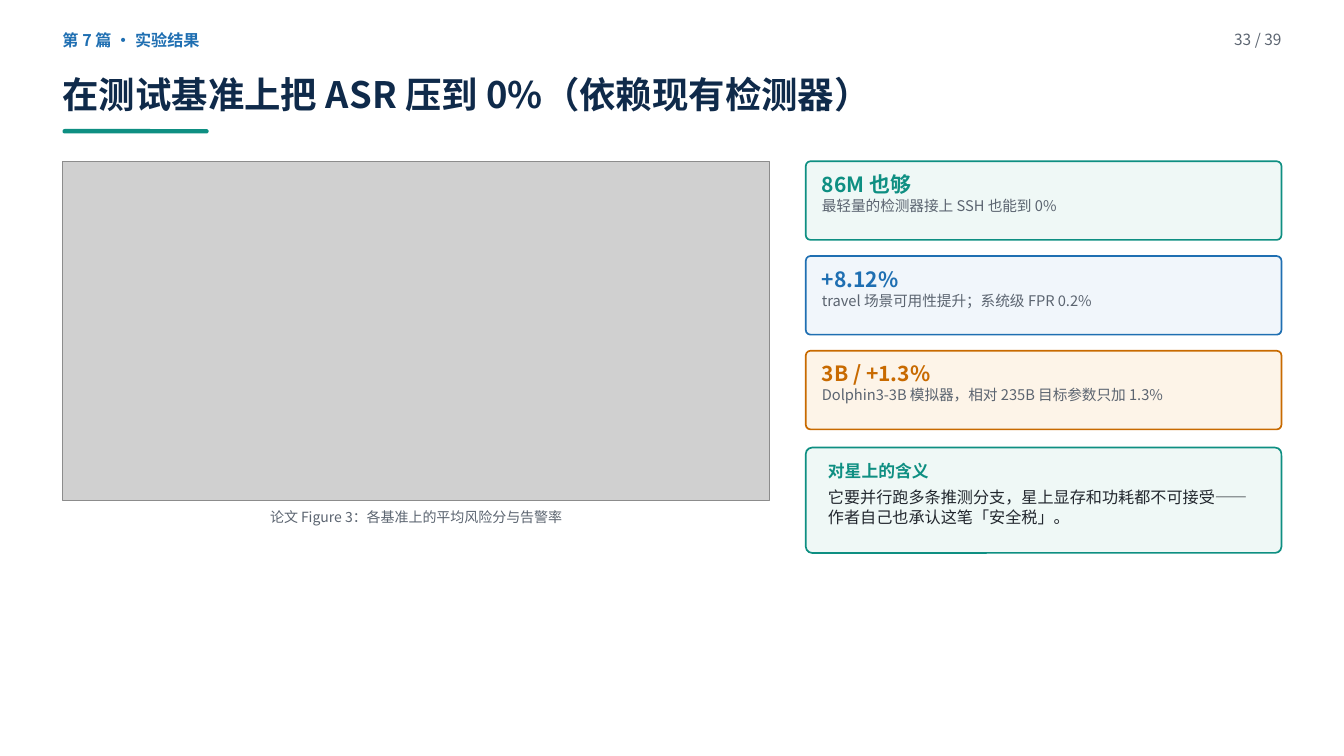
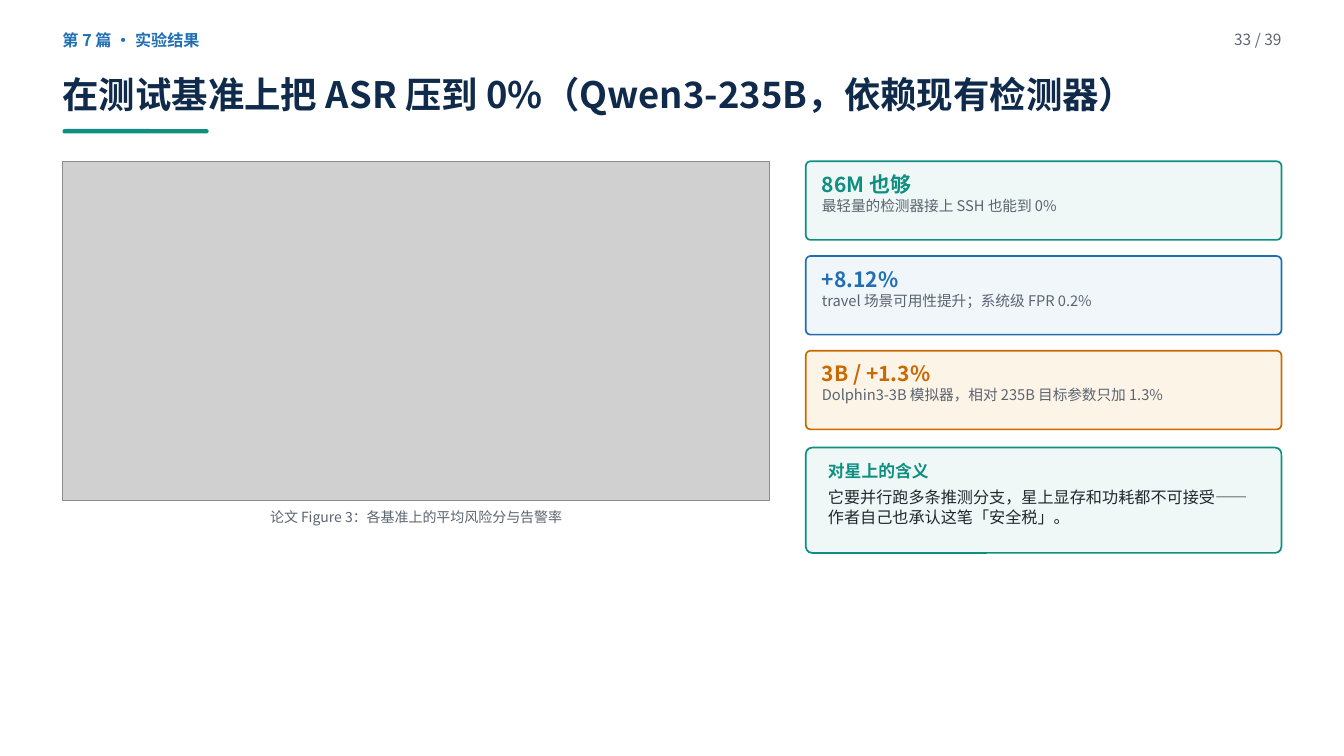
Before and after one commit to yiiiiiii1/multi-agent-remote-sensing, a slide deck: slide 33 of 阶段2-卫星多智能体防御/presentations/卫星多智能体安全调研汇报.pptx. Drawn at 1344x756 pixels with LibreOffice and Linux fonts; fonts in the diff are those of the drawing; grey boxes stand for pictures. Boxes give left, top, right and bottom in pixels: in the first picture for what was removed or moved away, otherwise in the second. Text is boxed around its words. In the diff, an @@ line names an element or a change of style, - is before the commit and + after.

Commit message:
精读后回填：PPT 标注 AA 是单 Agent 多轮、SSH 的 0% 限定 Qwen3-235B；讲稿补 8 条新追问预答；引用注意文件补三篇的口径问题

```diff
--- a/阶段2-卫星多智能体防御/presentations/卫星多智能体安全调研汇报.pptx
+++ b/阶段2-卫星多智能体防御/presentations/卫星多智能体安全调研汇报.pptx
@@ text at [62, 76, 1135, 116]: text changed @@
-在测试基准上把 ASR 压到 0%（依赖现有检测器）
+在测试基准上把 ASR 压到 0%（Qwen3-235B，依赖现有检测器）
```
Also in this commit, not shown: 3 other slides changed, 6 other files.
